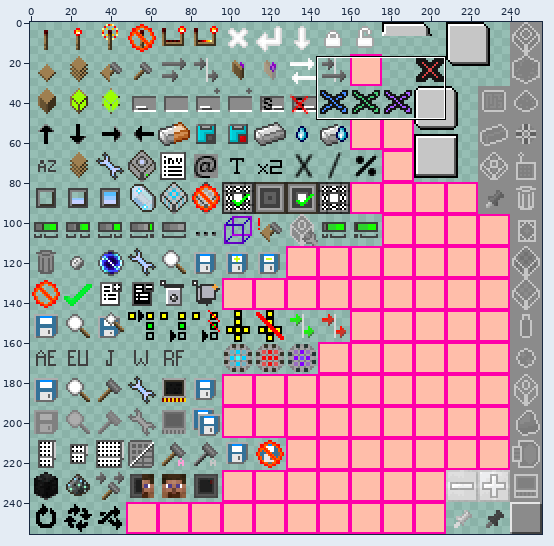
Two versions of one sprite sheet, src/main/resources/assets/appliedenergistics2/textures/guis/states.png. The first picture is a wide view before the edit; the outline marks the close-up.
Close-up. Old version:
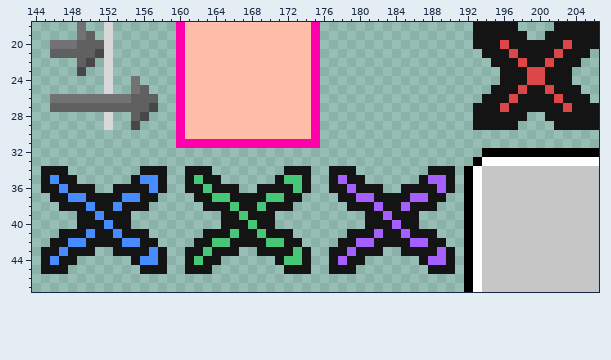
The file is 256x256 pixels. Pixels under 10% opacity are left out. Colours within 5 levels of each other are drawn and written as one. Shown: x 144..206, y 18..47.
And afterwards:
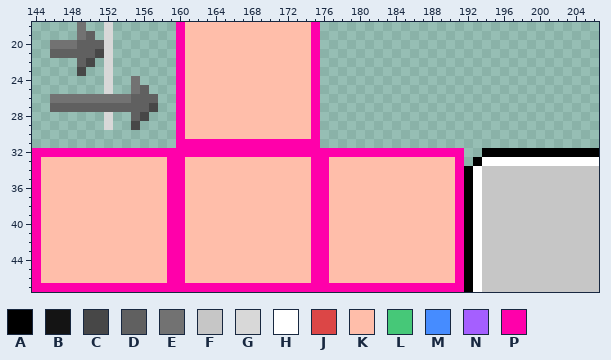
Palette (. is transparent): A #000000  B #141414  C #474747  D #606060  E #727272  F #c6c6c6  G #d8d8d8  H #ffffff  J #dc4646  K #ffbeaa  L #46c878  M #468cff  N #a55fff  P #ff00aa
The edit:
Changed rows in their new state; - is an unchanged pixel.
first column x 144:
18 -------------------------------------------------.....----.....
19 -------------------------------------------------......--......
20 -------------------------------------------------..............
21 --------------------------------------------------............-
22 ---------------------------------------------------..........--
23 ----------------------------------------------------........---
24 ----------------------------------------------------........---
25 ---------------------------------------------------..........--
26 --------------------------------------------------............-
27 -------------------------------------------------..............
28 -------------------------------------------------......--......
29 -------------------------------------------------.....----.....
32 PPPPPPPPPPPPPPPPPPPPPPPPPPPPPPPPPPPPPPPPPPPPPPPP---------------
33 PKKKKKKKKKKKKKKPPKKKKKKKKKKKKKKPPKKKKKKKKKKKKKKP---------------
34 PKKKKKKKKKKKKKKPPKKKKKKKKKKKKKKPPKKKKKKKKKKKKKKP---------------
35 PKKKKKKKKKKKKKKPPKKKKKKKKKKKKKKPPKKKKKKKKKKKKKKP---------------
36 PKKKKKKKKKKKKKKPPKKKKKKKKKKKKKKPPKKKKKKKKKKKKKKP---------------
37 PKKKKKKKKKKKKKKPPKKKKKKKKKKKKKKPPKKKKKKKKKKKKKKP---------------
38 PKKKKKKKKKKKKKKPPKKKKKKKKKKKKKKPPKKKKKKKKKKKKKKP---------------
39 PKKKKKKKKKKKKKKPPKKKKKKKKKKKKKKPPKKKKKKKKKKKKKKP---------------
40 PKKKKKKKKKKKKKKPPKKKKKKKKKKKKKKPPKKKKKKKKKKKKKKP---------------
41 PKKKKKKKKKKKKKKPPKKKKKKKKKKKKKKPPKKKKKKKKKKKKKKP---------------
42 PKKKKKKKKKKKKKKPPKKKKKKKKKKKKKKPPKKKKKKKKKKKKKKP---------------
43 PKKKKKKKKKKKKKKPPKKKKKKKKKKKKKKPPKKKKKKKKKKKKKKP---------------
44 PKKKKKKKKKKKKKKPPKKKKKKKKKKKKKKPPKKKKKKKKKKKKKKP---------------
45 PKKKKKKKKKKKKKKPPKKKKKKKKKKKKKKPPKKKKKKKKKKKKKKP---------------
46 PKKKKKKKKKKKKKKPPKKKKKKKKKKKKKKPPKKKKKKKKKKKKKKP---------------
47 PPPPPPPPPPPPPPPPPPPPPPPPPPPPPPPPPPPPPPPPPPPPPPPP---------------
